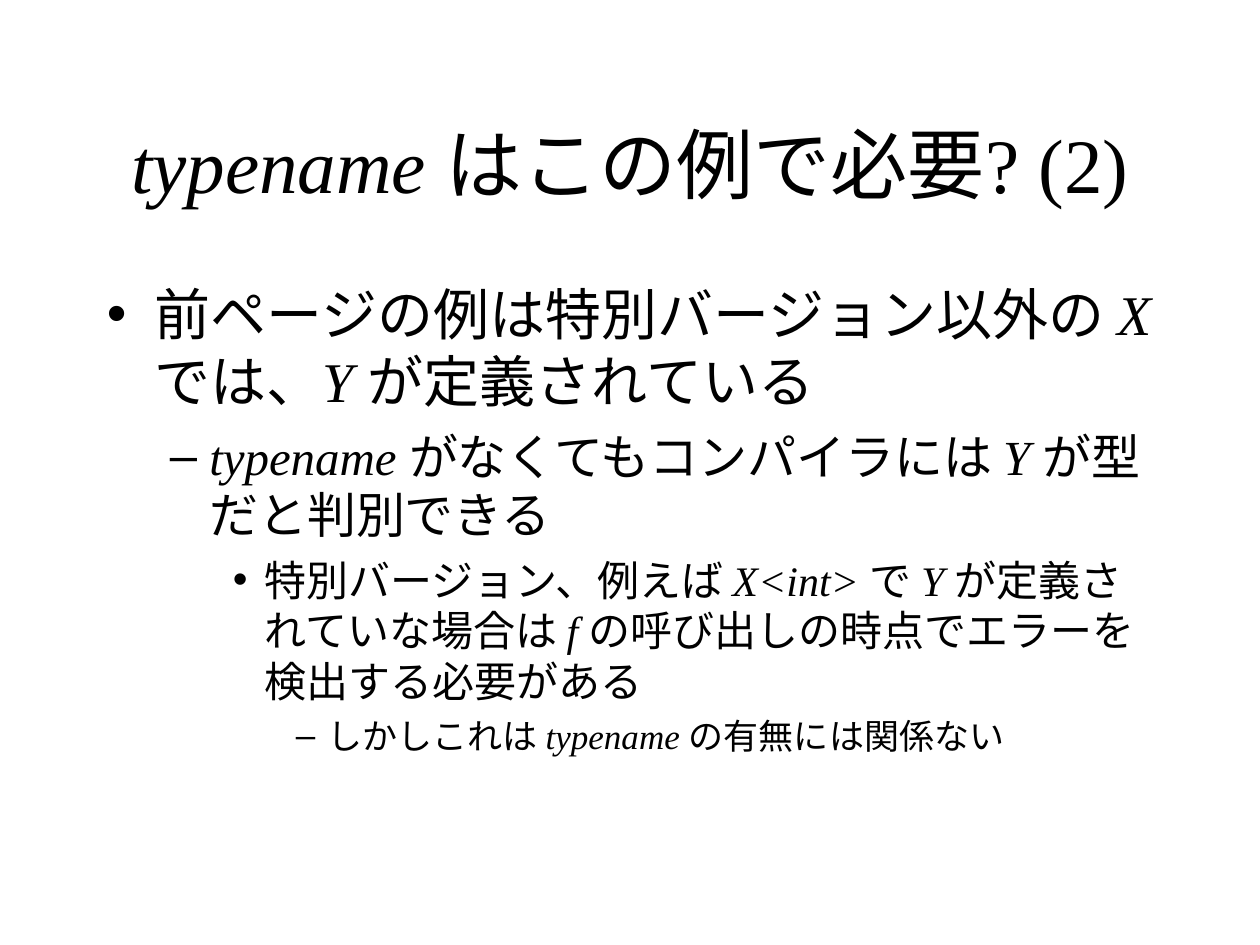
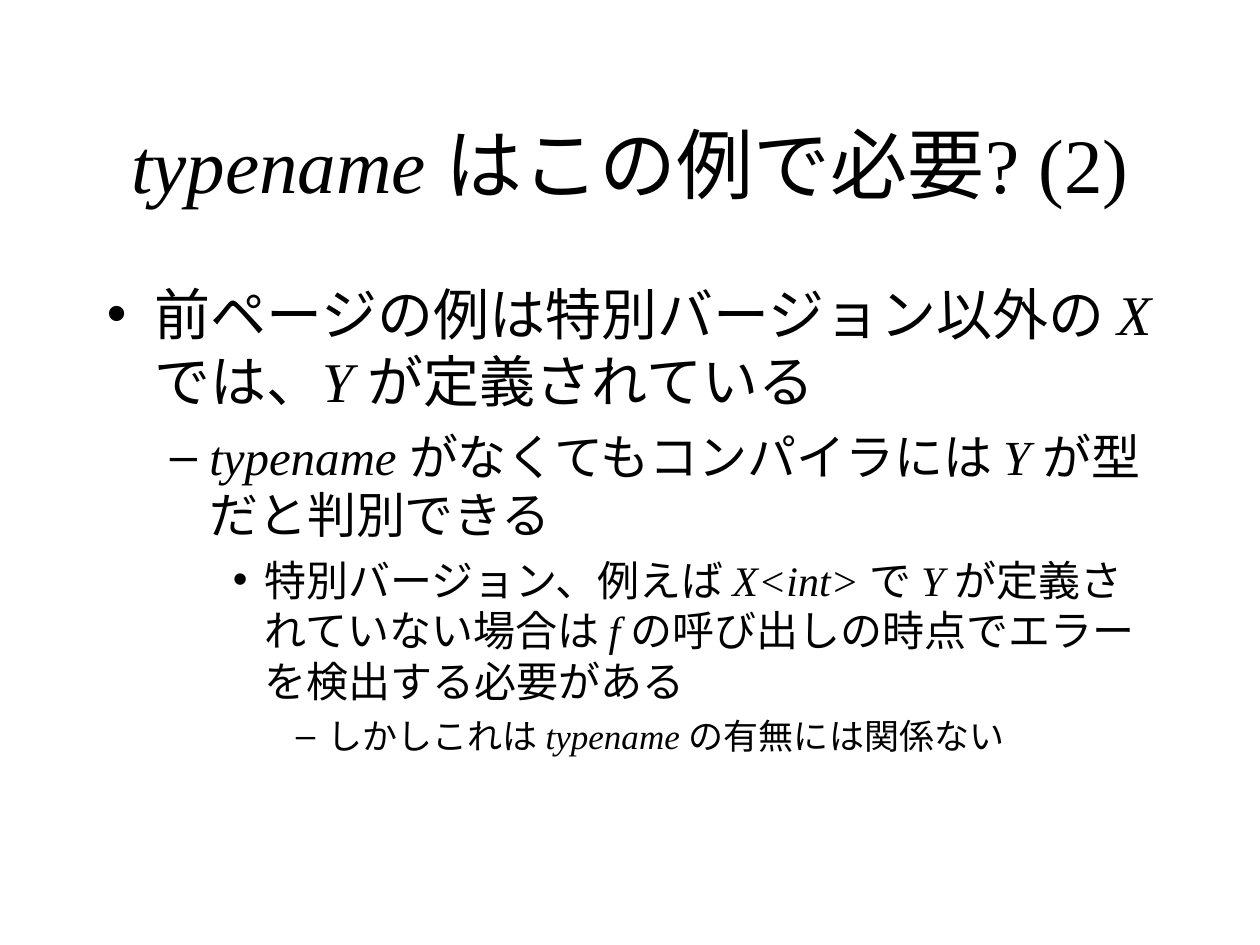
Before and after one commit to KeiHasegawa/cxx_doc, a slide deck: slide 4 of 17_template_typename.ppt. Drawn at 1260x945 pixels with LibreOffice and Linux fonts; fonts in the diff are those of the drawing. Boxes give left, top, right and bottom in pixels: in the first picture for what was removed or moved away, otherwise in the second. Text is boxed around its words. In the diff, an @@ line names an element or a change of style, - is before the commit and + after.

Commit message:
fix 17

```diff
--- a/17_template_typename.ppt
+++ b/17_template_typename.ppt
@@ text at (264, 560, 1135, 701): text changed @@
-    • 特別バージョン、例えば X<int> で Y が定義されていな場合は f の呼び出しの時点でエラーを検出する必要がある
+    • 特別バージョン、例えば X<int> で Y が定義されていない場合は f の呼び出しの時点でエラーを検出する必要がある
```
